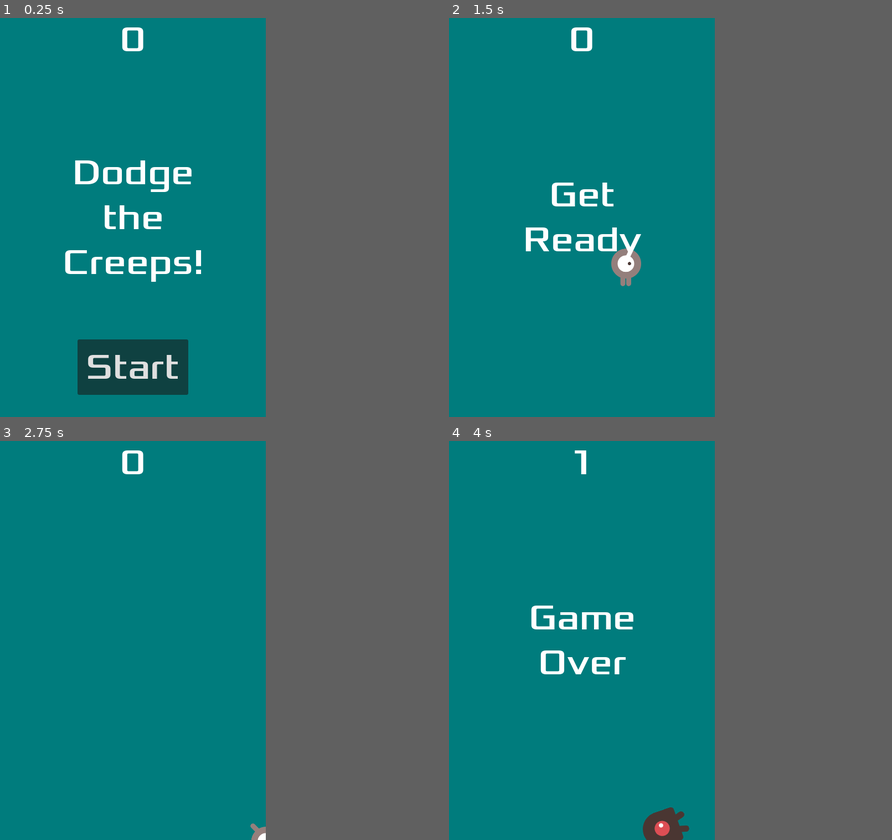
Above: before the commit, frames 1-4 (two rows, left to right).
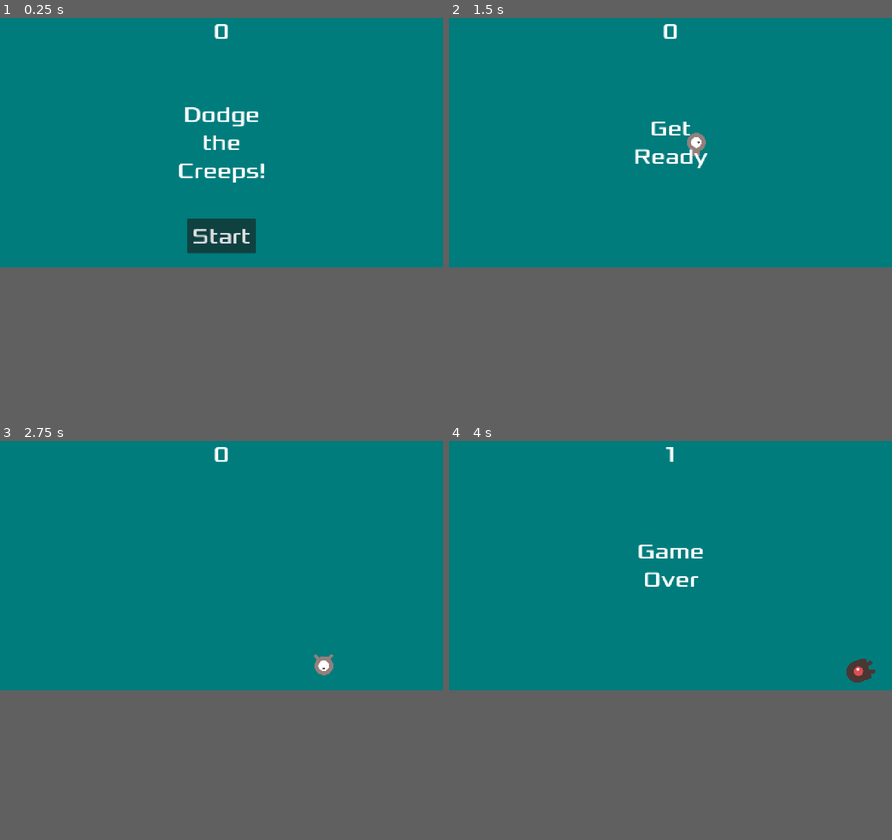
Above: after the commit, the same moments.

Repository: N1x1a/first-game
Game: Godot game, scene res://main.tscn
Same seed, same stepped clock (60 frames per second), same inputs: the game is played once before the commit and once after it.
Inputs:
- Up to frame 1 (0.25 s): no input
- Up to frame 2 (1.5 s): click "Start" at 0.5 s; tap Enter at 1.25 s; hold D (move_right) from 1.28 s (still down)
- Up to frame 3 (2.75 s): release D (move_right) at 2.03 s; hold S (move_down) from 2.03 s (still down)
- Up to frame 4 (4 s): release S (move_down) at 2.78 s; hold D (move_right) 2.78-3.53 s; hold W (move_up) from 3.53 s (still down)
In our replay, the window is 480x720 before the commit and 800x450 after it. These sizes can differ from the game's own. Grey fills any space a smaller window leaves; there, only what the larger window draws over its background counts as a difference.

The runs differ from the first frame. In frame 1, 7.6% of the frame differs, in the area x 14-60%, y 1-95%; in frame 2, 2.4%; in frame 3, 0.5%; in frame 4, 2.5%.

Commit message:
Changed screen size and mob pathing

Diff:
--- a/hud.tscn
+++ b/hud.tscn
@@ -38,15 +38,15 @@
 autowrap_mode = 2
 
 [node name="StartButton" type="Button" parent="."]
-anchors_preset = 7
+anchors_preset = -1
 anchor_left = 0.5
-anchor_top = 1.0
+anchor_top = 0.80600005
 anchor_right = 0.5
-anchor_bottom = 1.0
+anchor_bottom = 0.94400007
 offset_left = -100.0
-offset_top = -140.0
+offset_top = -0.32006836
 offset_right = 100.0
-offset_bottom = -40.0
+offset_bottom = 0.3199463
 grow_horizontal = 2
 grow_vertical = 0
 theme_override_fonts/font = ExtResource("2_8sq4i")
--- a/main.gd
+++ b/main.gd
@@ -8,11 +8,9 @@
 func _ready() -> void:
 	pass
 
-
 # Called every frame. 'delta' is the elapsed time since the previous frame.
 func _process(delta: float) -> void:
 	pass
-
 
 func game_over():
 	$ScoreTimer.stop()
--- a/main.tscn
+++ b/main.tscn
@@ -5,9 +5,9 @@
 [ext_resource type="PackedScene" uid="uid://x82umfsbbg0a" path="res://mob.tscn" id="2_h2yge"]
 [ext_resource type="PackedScene" uid="uid://bkn80rnknirpp" path="res://hud.tscn" id="4_1bvp3"]
 
-[sub_resource type="Curve2D" id="Curve2D_0xm2m"]
+[sub_resource type="Curve2D" id="Curve2D_1bvp3"]
 _data = {
-"points": PackedVector2Array(0, 0, 0, 0, 1, 1, 0, 0, 0, 0, 477, 0, 0, 0, 0, 0, 477, 718, 0, 0, 0, 0, 0, 715, 0, 0, 0, 0, 1, 1)
+"points": PackedVector2Array(0, 0, 0, 0, -1, -1, 0, 0, 0, 0, 1278, 2, 0, 0, 0, 0, 1275, 719, 0, 0, 0, 0, 1, 715, 0, 0, 0, 0, -1, -1)
 }
 point_count = 5
 
@@ -24,7 +24,7 @@
 color = Color(0, 0.48626554, 0.4918276, 1)
 
 [node name="Player" parent="." instance=ExtResource("1_ig7tw")]
-position = Vector2(266, 303)
+position = Vector2(632, 372)
 
 [node name="MobTimer" type="Timer" parent="."]
 wait_time = 0.5
@@ -36,16 +36,16 @@
 one_shot = true
 
 [node name="StartPosition" type="Marker2D" parent="."]
-position = Vector2(240, 450)
+position = Vector2(635, 366)
+
+[node name="HUD" parent="." instance=ExtResource("4_1bvp3")]
 
 [node name="MobPath" type="Path2D" parent="."]
-curve = SubResource("Curve2D_0xm2m")
+curve = SubResource("Curve2D_1bvp3")
 
 [node name="MobSpawnLocation" type="PathFollow2D" parent="MobPath"]
-position = Vector2(1, 1)
-rotation = -0.0021008374
-
-[node name="HUD" parent="." instance=ExtResource("4_1bvp3")]
+position = Vector2(-1, -1)
+rotation = 0.002345578
 
 [connection signal="hit" from="Player" to="." method="game_over"]
 [connection signal="timeout" from="MobTimer" to="." method="_on_mob_timer_timeout"]
--- a/mob.tscn
+++ b/mob.tscn
@@ -45,14 +45,14 @@
 }]
 
 [sub_resource type="CapsuleShape2D" id="CapsuleShape2D_jbnni"]
-radius = 36.0
-height = 100.0
+radius = 29.0
+height = 72.0
 
 [node name="Mob" type="RigidBody2D" groups=["mobs"]]
+position = Vector2(2, 1)
 collision_mask = 0
 gravity_scale = 0.0
 script = ExtResource("1_1qmh0")
-metadata/_edit_group_ = true
 
 [node name="AnimatedSprite2D" type="AnimatedSprite2D" parent="."]
 scale = Vector2(0.65, 0.65)
@@ -60,9 +60,12 @@
 animation = &"fly"
 
 [node name="CollisionShape2D" type="CollisionShape2D" parent="."]
+position = Vector2(-1, 0)
 rotation = 1.5707964
 shape = SubResource("CapsuleShape2D_jbnni")
+metadata/_edit_group_ = true
 
 [node name="VisibleOnScreenNotifier2D" type="VisibleOnScreenNotifier2D" parent="."]
+position = Vector2(-2, 0)
 
 [connection signal="screen_exited" from="VisibleOnScreenNotifier2D" to="." method="_on_visible_on_screen_notifier_2d_screen_exited"]
--- a/player.tscn
+++ b/player.tscn
@@ -31,9 +31,8 @@
 "speed": 5.0
 }]
 
-[sub_resource type="CapsuleShape2D" id="CapsuleShape2D_b26j0"]
+[sub_resource type="CircleShape2D" id="CircleShape2D_sweqy"]
 radius = 27.0
-height = 68.0
 
 [node name="Player" type="Area2D"]
 script = ExtResource("1_sweqy")
@@ -45,6 +44,7 @@
 animation = &"up"
 
 [node name="CollisionShape2D" type="CollisionShape2D" parent="."]
-shape = SubResource("CapsuleShape2D_b26j0")
+position = Vector2(0, -7)
+shape = SubResource("CircleShape2D_sweqy")
 
 [connection signal="body_entered" from="." to="." method="_on_body_entered"]
--- a/project.godot
+++ b/project.godot
@@ -17,7 +17,7 @@
 
 [display]
 
-window/size/viewport_width=480
+window/size/viewport_width=1280
 window/size/viewport_height=720
 window/stretch/mode="canvas_items"
 
